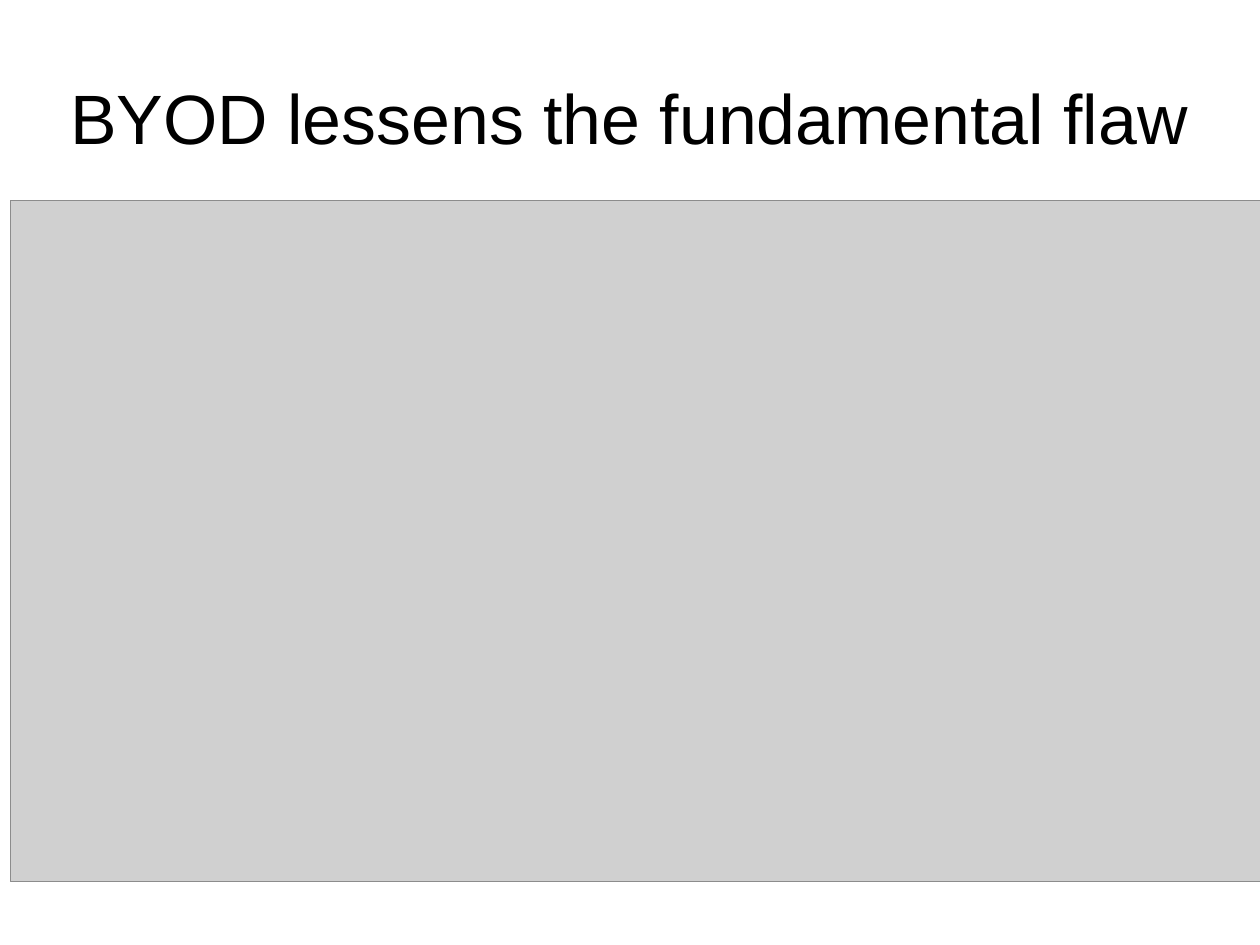
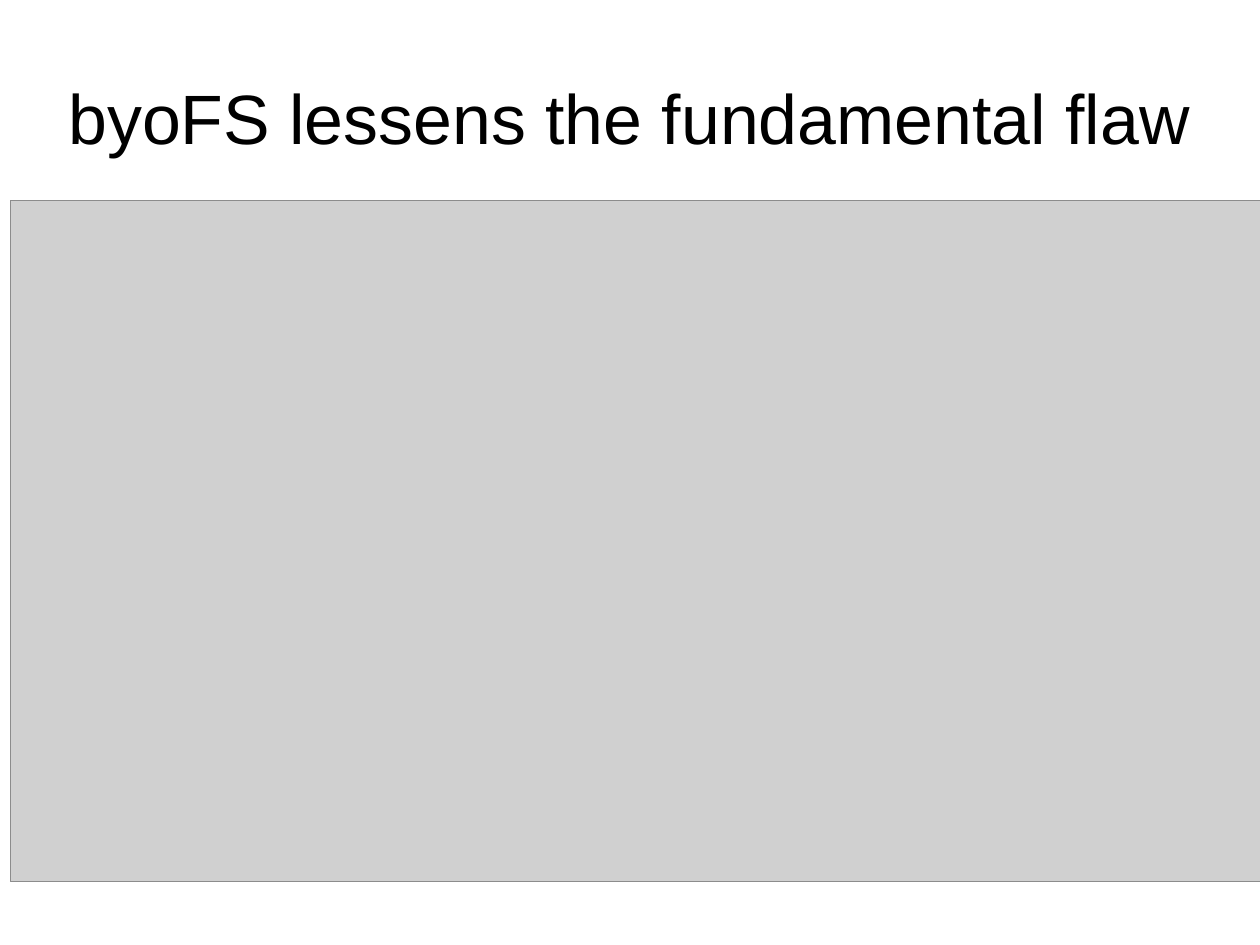
Before and after one commit to diafygi/byoFS, a slide deck: slide 20 of presentation/logic.odp. Drawn at 1260x945 pixels with LibreOffice and Linux fonts; fonts in the diff are those of the drawing; grey boxes stand for pictures. Boxes give left, top, right and bottom in pixels: in the first picture for what was removed or moved away, otherwise in the second. Text is boxed around its words. In the diff, an @@ line names an element or a change of style, - is before the commit and + after.

```diff
--- a/presentation/logic.odp
+++ b/presentation/logic.odp
@@ title at bbox=[68, 93, 1189, 157]: text changed @@
-BYOD lessens the fundamental flaw
+byoFS lessens the fundamental flaw
```
Also in this commit, not shown: 4 other slides changed, 2 other files.
